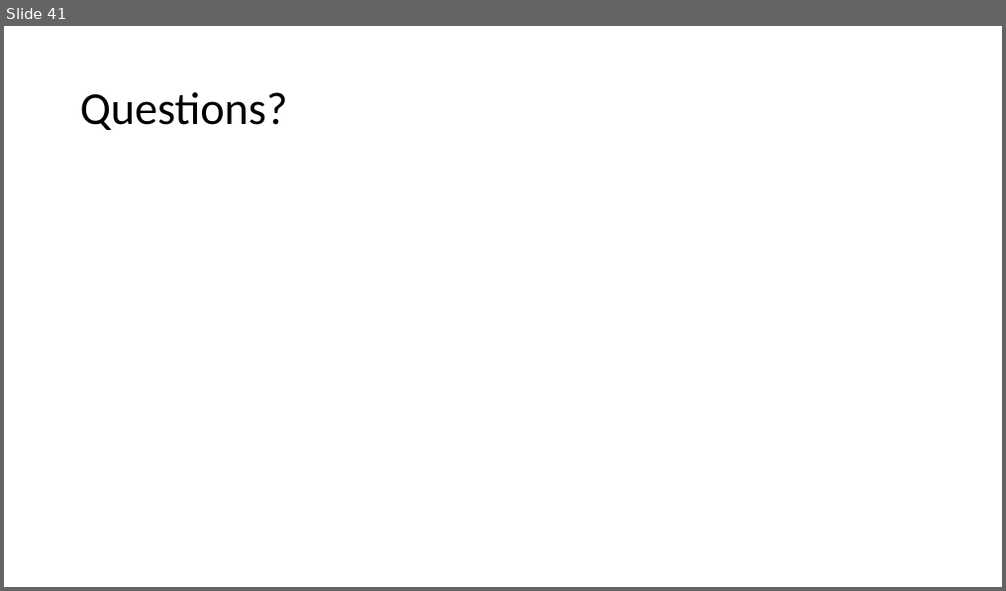
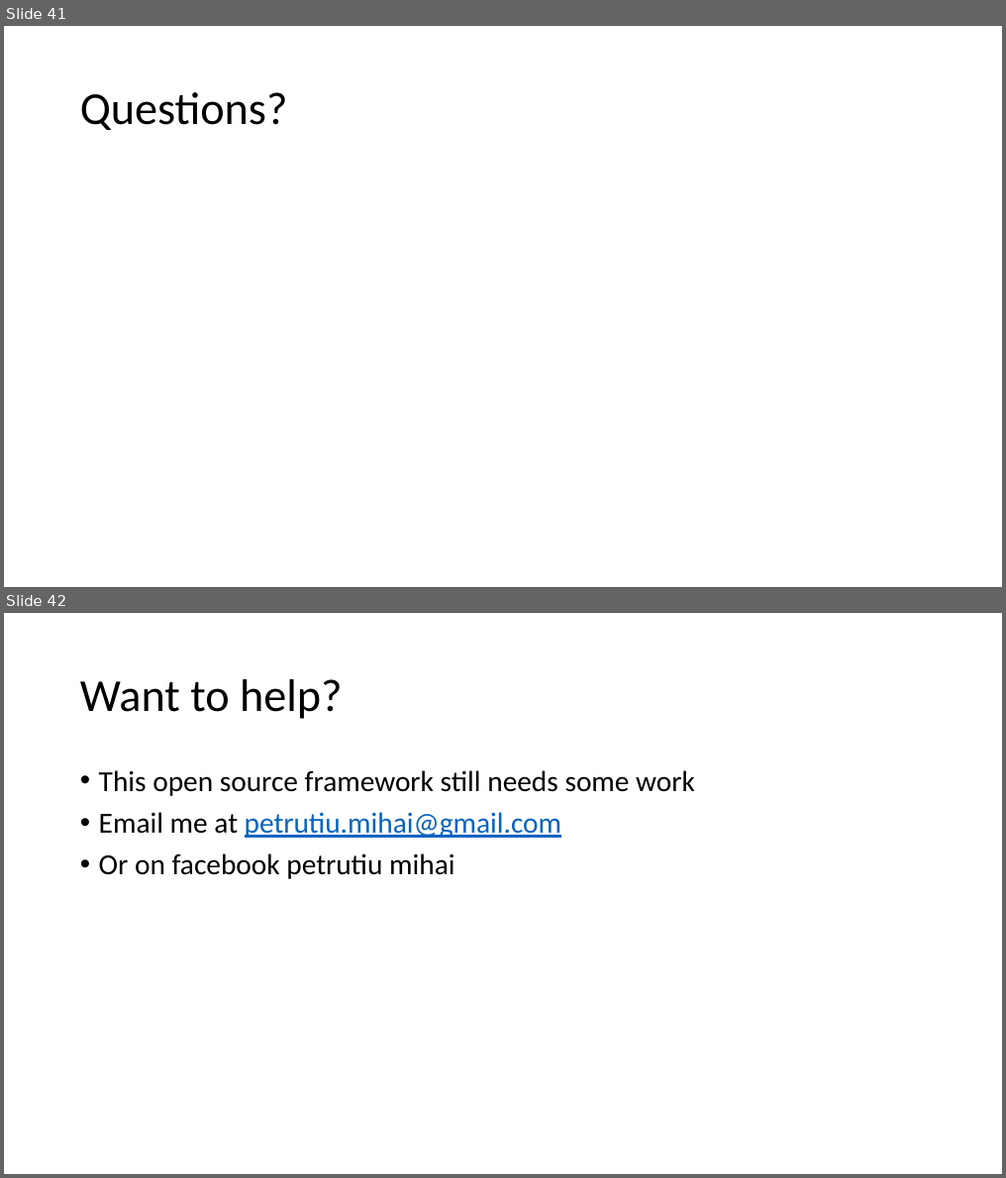
Before and after one commit to MihaiTheCoder/EventMadness, a slide deck: Reactive programming.pptx. Shown one above the other, each under a label of ours: slide 41 before the commit, slides 41 and 42 after it. The pictures are 1006x591 and 1006x1178 pixels, drawn with LibreOffice and Linux fonts; fonts in the diff are those of the drawing. Boxes give left, top, right and bottom in pixels: in the first picture for what was removed or moved away, otherwise in the second. Text is boxed around its words. In the diff, an @@ line names an element or a change of style, - is before the commit and + after.

Commit message:
Update presentation

```diff
--- a/Reactive programming.pptx
+++ b/Reactive programming.pptx
@@ slide 42 added at (4, 613, 1002, 1174), background #FFFFFF @@
@@ title added at (80, 679, 342, 719), 44 pt, text #000000 @@
+Want to help?
@@ text added at (99, 770, 695, 879), 28 pt, text #000000 @@
+• This open source framework still needs some work
+• Email me at petrutiu.mihai@gmail.com
+• Or on facebook petrutiu mihai
```
